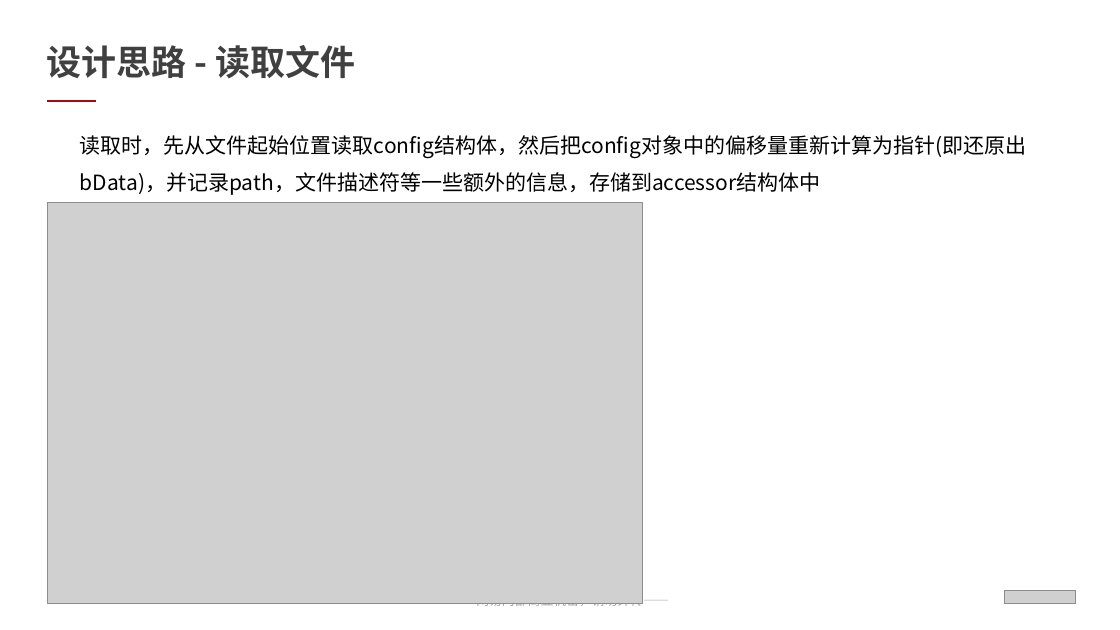
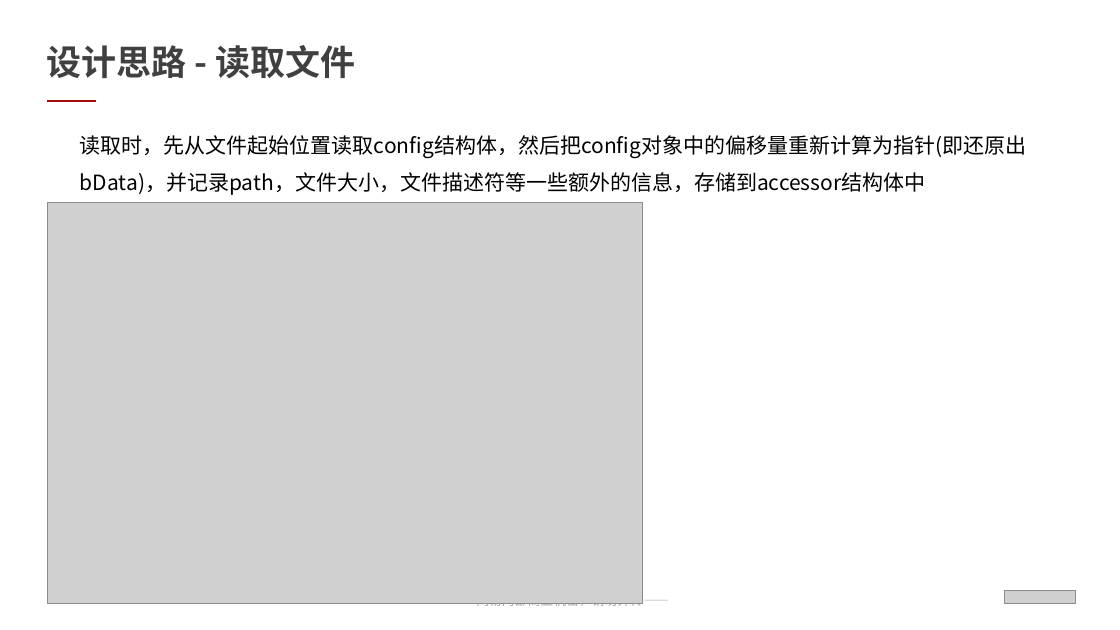
Before and after one commit to qwerbmb/lua_sh, a slide deck: slide 14 of test_speed/汇报ppt_刘淩峰.pptx (slide 13 before the commit). Drawn at 1120x630 pixels with LibreOffice and Linux fonts; fonts in the diff are those of the drawing; grey boxes stand for pictures. Boxes give left, top, right and bottom in pixels: in the first picture for what was removed or moved away, otherwise in the second. Text is boxed around its words. In the diff, an @@ line names an element or a change of style, - is before the commit and + after.

```diff
--- a/test_speed/汇报ppt_刘淩峰.pptx
+++ b/test_speed/汇报ppt_刘淩峰.pptx
@@ text at (80,135,1026,195): text changed @@
-读取时，先从文件起始位置读取config结构体，然后把config对象中的偏移量重新计算为指针(即还原出bData)，并记录path，文件描述符等一些额外的信息，存储到accessor结构体中
+读取时，先从文件起始位置读取config结构体，然后把config对象中的偏移量重新计算为指针(即还原出bData)，并记录path，文件大小，文件描述符等一些额外的信息，存储到accessor结构体中
```
Also in this commit, not shown: 8 other slides changed, 1 slide added.
